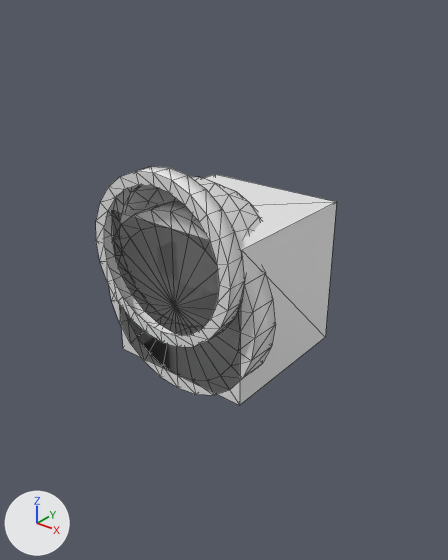
The glTF model public/meshes/plumbing.gltf: old version first, new version second.
Before and after are seen from a 50 mm camera at (2.3, -2.9, 1.78) aimed at (0.0, -0.02, -0.01). Lighting does not change. The marker at lower left points along +X, +Y and +Z. The older version comes first. Mesh edges are drawn as thin lines. Vertices at exactly the same position are counted once.

Objects in the first picture: '0-faucet', '1-sink', 'Cube'.
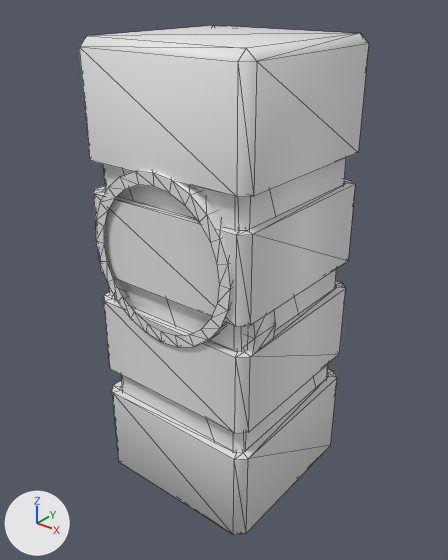
Edits to the bpy script that builds the scene:
```text
Change me_circle_001:
    where me_circle_001.from_pydata(...)  # 97 vertices, 216 faces; spans x -0.6..0.6, y -0.5..-0.3, z -0.6..0.6
    used by ob_1_sink; location = (0.0, 0.0, 0.0)
    me_circle_001 part 1: all 2 faces centred in x -0.435..-0.432, y -0.5, z 0.301..0.359 are now shaded smooth
    me_circle_001 part 2: the 1 face centred in x -0.178, y -0.5, z -0.499 is now shaded flat
    me_circle_001 part 3: the 1 face centred in x 0.195, y -0.5, z -0.527 is now shaded flat
    me_circle_001 part 4: the 1 face centred in x 0.432, y -0.5, z -0.359 is now shaded flat
Add me_cube_001:
    me_cube_001.from_pydata([(-0.49, -0.55, -1.2), (-0.49, -0.55, 1.2), (-0.55, -0.49, 1.2), (-0.55, -0.49, -1.2), (-0.49, 0.55, 1.2), (-0.49, 0.55, -1.2), (-0.55, 0.49, -1.2), (-0.55, 0.49, 1.2), (0.55, 0.49, -1.2), (0.49, 0.55, -1.2), (0.49, 0.55, 1.2), (0.55, 0.49, 1.2), (0.49, -0.55, -1.2), (0.49, -0.55, 1.2), (0.55, -0.49, -1.2), (0.55, -0.49, 1.2)], [], [(0, 1, 2), (0, 2, 3), (4, 5, 6), (4, 6, 7), (3, 2, 7), (3, 7, 6), (8, 9, 10), (8, 10, 11), (12, 13, 1), (12, 1, 0), (4, 10, 9), (4, 9, 5), (13, 12, 14), (13, 14, 15), (8, 11, 15), (8, 15, 14)])
Add me_cube_1:
    me_cube_1.from_pydata(...)  # 126 vertices, 236 faces; spans x -0.6..0.6, y -0.6..0.6, z -1.5..1.5
Remove ob_cube:
    ob_cube = bpy.data.objects.new('Cube', me_cube)
    ob_cube.location = (0.0, 0.0, 0.0)
Add ob_door_core:
    ob_door_core = bpy.data.objects.new('door-core', me_cube_001)
    ob_door_core.location = (0.0, 0.0, 0.0)
Add ob_door:
    ob_door = bpy.data.objects.new('door', me_cube_1)
    ob_door.location = (0.0, 0.0, 0.0)
```

Changed parts and their boxes (x1, y1, x2, y2) in the pictures (448 x 560 px):
'door', added
    after: (79, 25, 369, 535)
'Cube', deleted
    before: (112, 174, 336, 405)
'door-core', added
    after: (103, 158, 346, 451)
part 1 of me_circle_001, shading changed
    before: (112, 227, 130, 250)
part 2 of me_circle_001, shading changed
    before: (149, 353, 162, 376)
part 3 of me_circle_001, shading changed
    before: (193, 381, 213, 395)
part 4 of me_circle_001, shading changed
    before: (221, 376, 242, 389)
